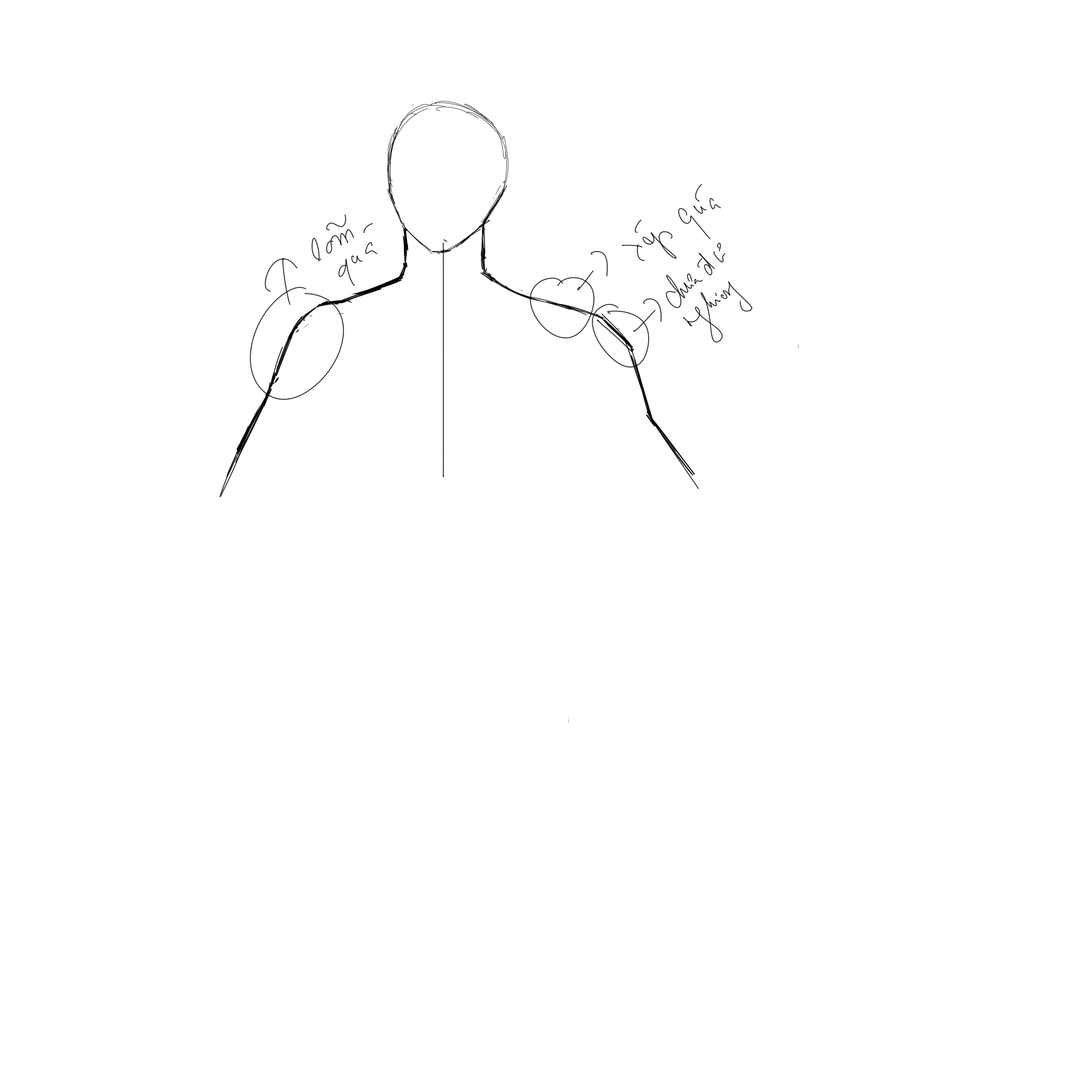
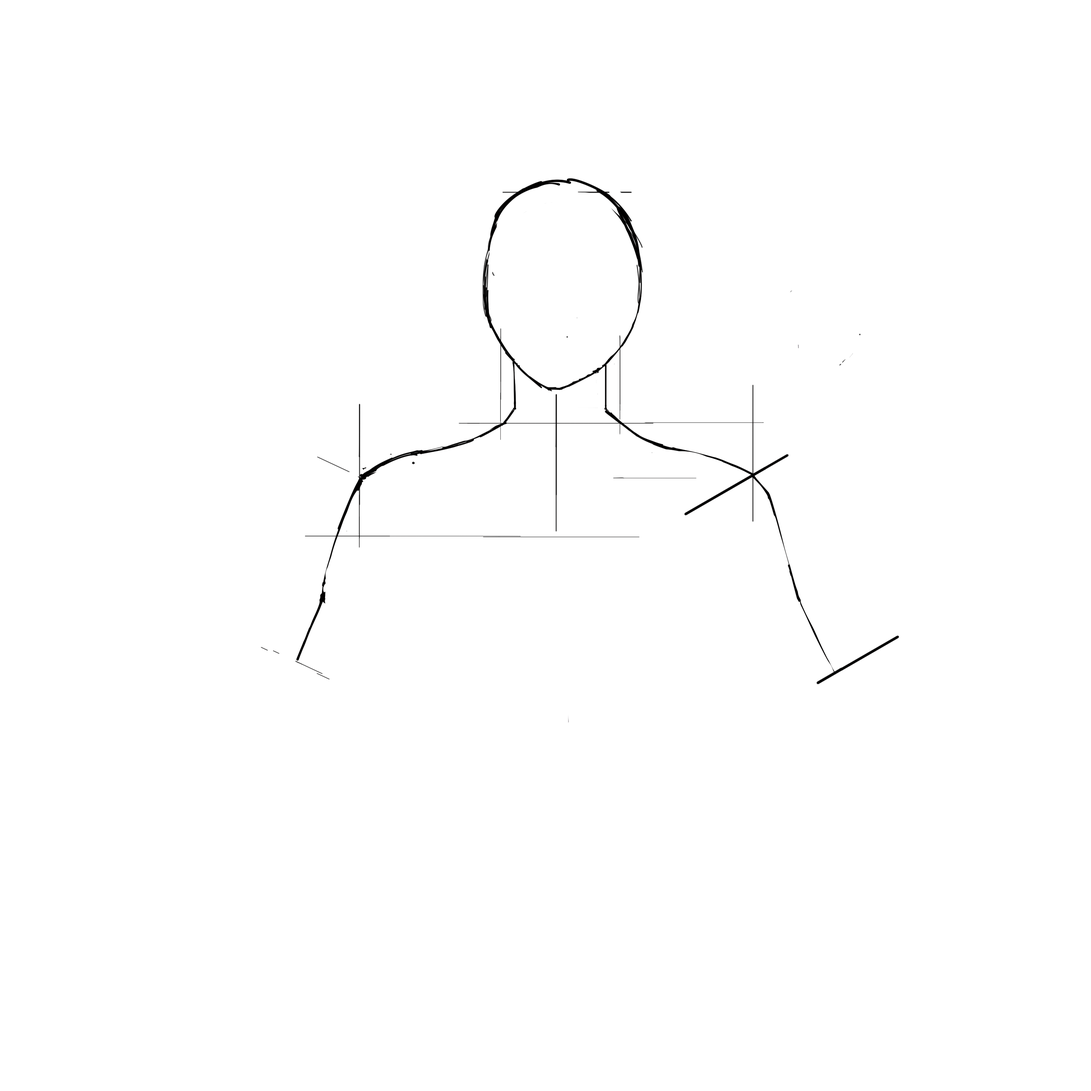
Two versions of the same layered image (1091px x 1091px). Layer-by-layer changes:
added layer "Layer 24" above "Layer 23" over [684, 453, 900, 685]
added layer "Layer 23" above "Layer 21" over [260, 177, 836, 681]
added layer "Layer 14" above "Layer 20" over [839, 333, 862, 367]
added layer "Layer 20" above "Layer 19" over [304, 423, 654, 538]
added layer "Layer 19" above "Layer 22" over [358, 384, 755, 548]
added layer "Layer 15" above "Layer 10" over [500, 328, 623, 441]
painted on "Layer 6" over [219, 100, 754, 499]
